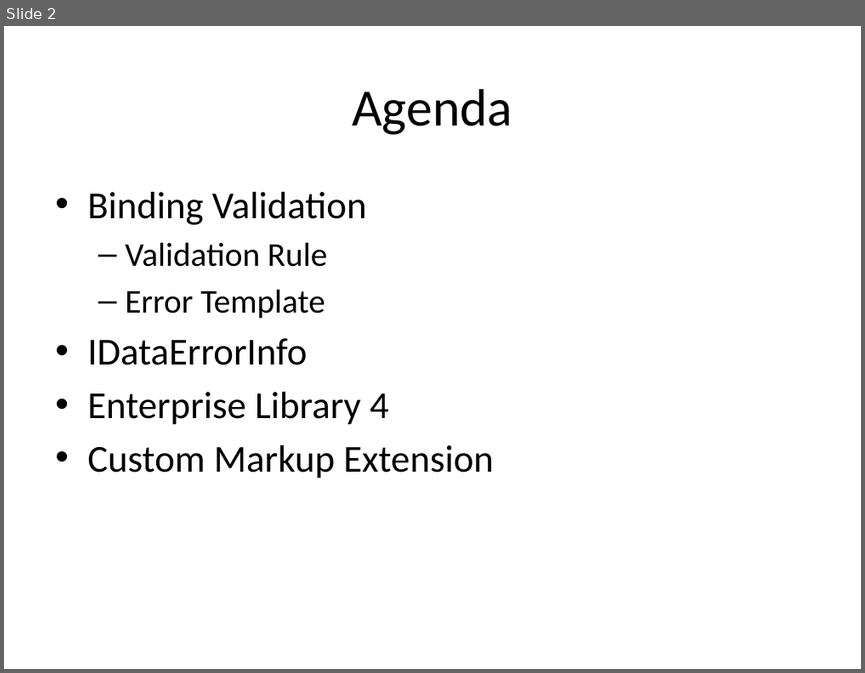
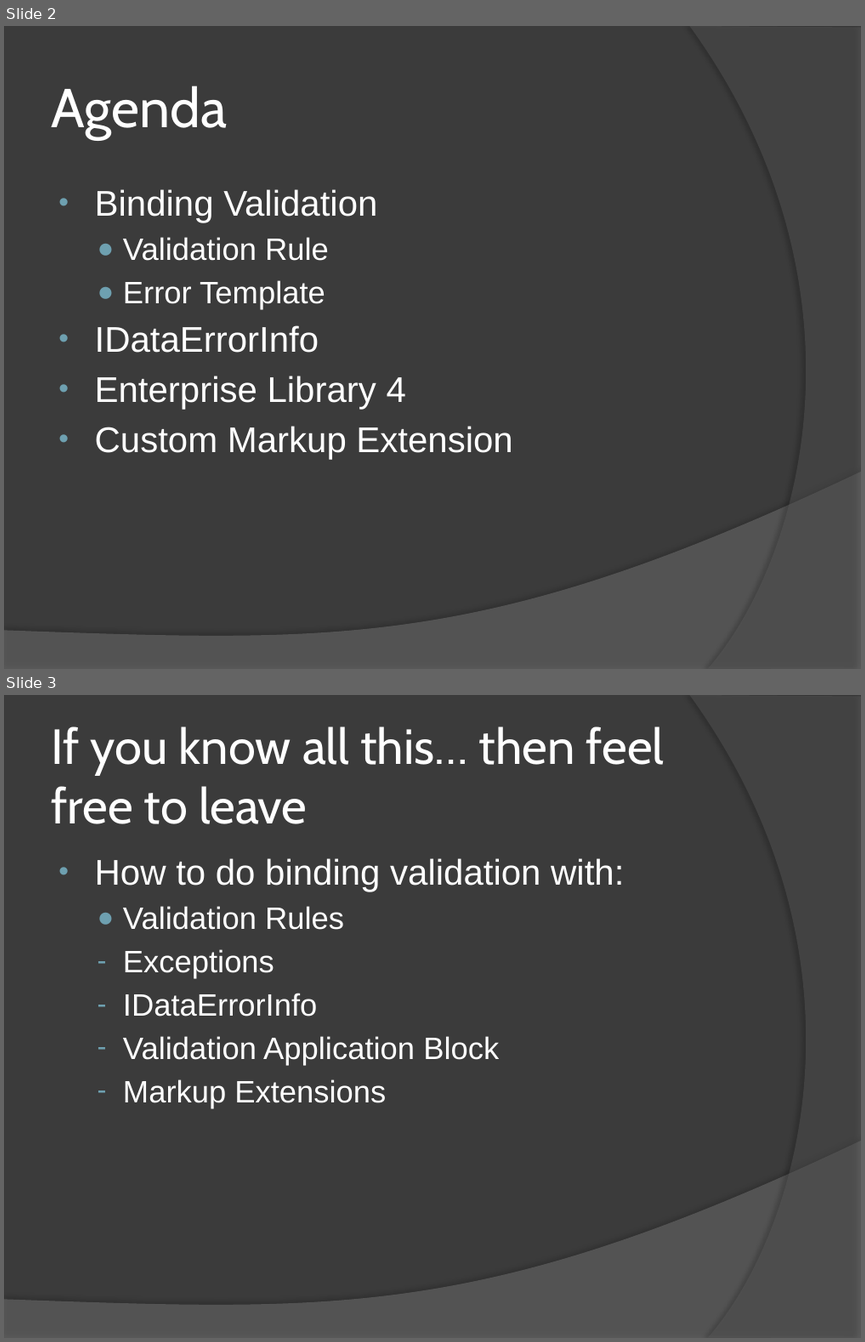
Before and after one commit to RookieOne/WPF-Input-Validation, a slide deck: WPF Validation.pptx. Shown one above the other, each under a label of ours: slide 2 before the commit, slides 2 and 3 after it. The pictures are 865x673 and 865x1342 pixels, drawn with LibreOffice and Linux fonts; fonts in the diff are those of the drawing. Boxes give left, top, right and bottom in pixels: in the first picture for what was removed or moved away, otherwise in the second. Text is boxed around its words. In the diff, an @@ line names an element or a change of style, - is before the commit and + after.

```diff
--- a/WPF Validation.pptx
+++ b/WPF Validation.pptx
@@ slide 3 added at [4, 695, 861, 1338], background #3B3B3B; not listed: 2 template elements that a slide beside it also shows @@
@@ title added at [51, 726, 664, 824], 41.4 pt, text #FFFFFF @@
+If you know all this… then feel free to leave
@@ text added at [95, 858, 624, 1108], 26 pt, text #FFFFFF @@
+• How to do binding validation with:
+  ● Validation Rules
+  – Exceptions
+  – IDataErrorInfo
+  – Validation Application Block
+  – Markup Extensions
@@ slide 2 changed as well @@
@@ background #FFFFFF to #3B3B3B @@
@@ freeform shape added at [689, 26, 861, 669], fill #5E5E5E at 40% opacity @@
@@ title "Agenda" at [51, 86, 227, 139]: size 44 to 46 pt, font Calibri to Cabin, text colour #000000 to #FFFFFF; alignment centre to left @@
@@ text "Binding Validation" at [95, 189, 512, 460]: size 32 to 30 pt in "Binding Validation", "IDataErrorInfo", "Enterprise Library 4", "Custom Markup Extension"; font Calibri to Arial, text colour #000000 to #FFFFFF; size 28 to 26 pt in "Validation Rule", "Error Template"; indent changed; bullet – to ● @@
@@ freeform shape added at [4, 471, 861, 669], fill #7F7F7F at 45% opacity @@
```
Also in this commit, not shown: 1 other slide changed, 21 other slides added.
